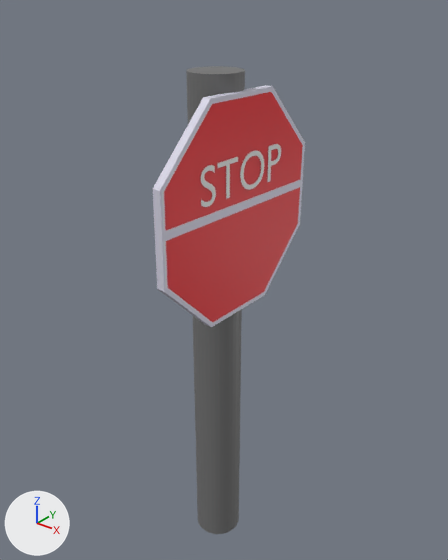
Before and after pictures for a commit that changed the FBX model Assets/Models/stop_sign_billingual(taller).fbx.
Before and after are seen from a 50 mm camera at (13.26, -16.57, 22.84) aimed at (-1.03, 1.3, 11.77). Every picture has the same lights, and +X, +Y and +Z are marked at lower left. Where no turn or scale is listed for an object, it has been applied to the vertices.
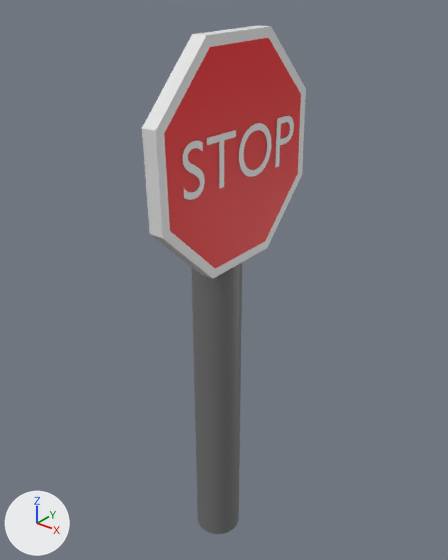
Location of each change, (x1, y1, x2, y2) in pixels of the pictures (448 x 560 px):
'Circle', reshaped, moved, turned, rescaled: before (153, 85, 305, 327); after (142, 26, 306, 279)
'Text', moved, rescaled (38% wider, 33% taller): before (201, 144, 281, 207); after (183, 116, 294, 200)
part 1 of me_circle, cut back: before (160, 92, 305, 322); after (156, 38, 306, 269)
part 2 of me_circle, recoloured: before (153, 85, 305, 327); after (142, 26, 306, 279)

What the commit changed:
Material 'Material.007' (mat_material_007) is new.
Its base color is (0.8, 0.0, 0.00321) (red #e7000b).
Material 'Material' (mat_material) is new.
Its base color is (0.8, 0.8, 0.8) (white #e7e7e7).
me_circle is used by ob_circle; location (0.34, 0.6, 15.28); rotation (-1.571, 1.169, -1.571), in degrees (-90, 67, -90); scale (4.49, 4.49, 4.49).
me_circle had 36 vertices, 28 faces and spanned x -1.0..1.0, y -1.0..1.0, z -0.07..0.0.
me_circle no longer uses material mat_material_002 (red #e70016).
me_circle now has 32 vertices, 26 faces and spans x -1.0..1.0, y -1.0..1.0, z -0.13..0.0.
Part 1, on me_circle:
4 vertices are removed from x -0.39..0.34, y -0.85..0.82, z 0.0.
5 faces are deleted.
8 vertices in x -1.0..1.0, y -1.0..1.0, z -0.07 move by (0.0, 0.0, -0.06).
16 vertices move from x -0.96..0.96, y -0.96..0.96, z -0.07..0.0 to x -0.92..0.92, y -0.92..0.92, z -0.13..0.0.
1 new face joins them, mat_material_007 (red #e7000b).
2 new faces join them, mat_material (white #e7e7e7).
me_circle part 2: 22 faces spanning x -1.0..1.0, y -1.0..1.0, z -0.13..0.0 switch from mat_material_001 (white #d9d7e7) to mat_material (white #e7e7e7).
me_circle now uses material mat_material_007 (red #e7000b).
Object 'Circle' (ob_circle) moves from (0.34, 0.6, 15.28) to (0.24, 0.67, 17.22).
Object 'Circle' (ob_circle) turns from (-90, 67, -90) to (90, -69, 90) degrees about x, y and z.
Object 'Circle' (ob_circle) is rescaled from (4.49, 4.49, 4.49) to (4.47, 4.47, 4.47).
Object 'Text' (ob_text) moves from (0.39, -1.77, 15.95) to (0.3, -2.54, 16.36).
Object 'Text' (ob_text) is rescaled from (2.0, 2.0, 2.0) to (2.72, 2.72, 2.72).
